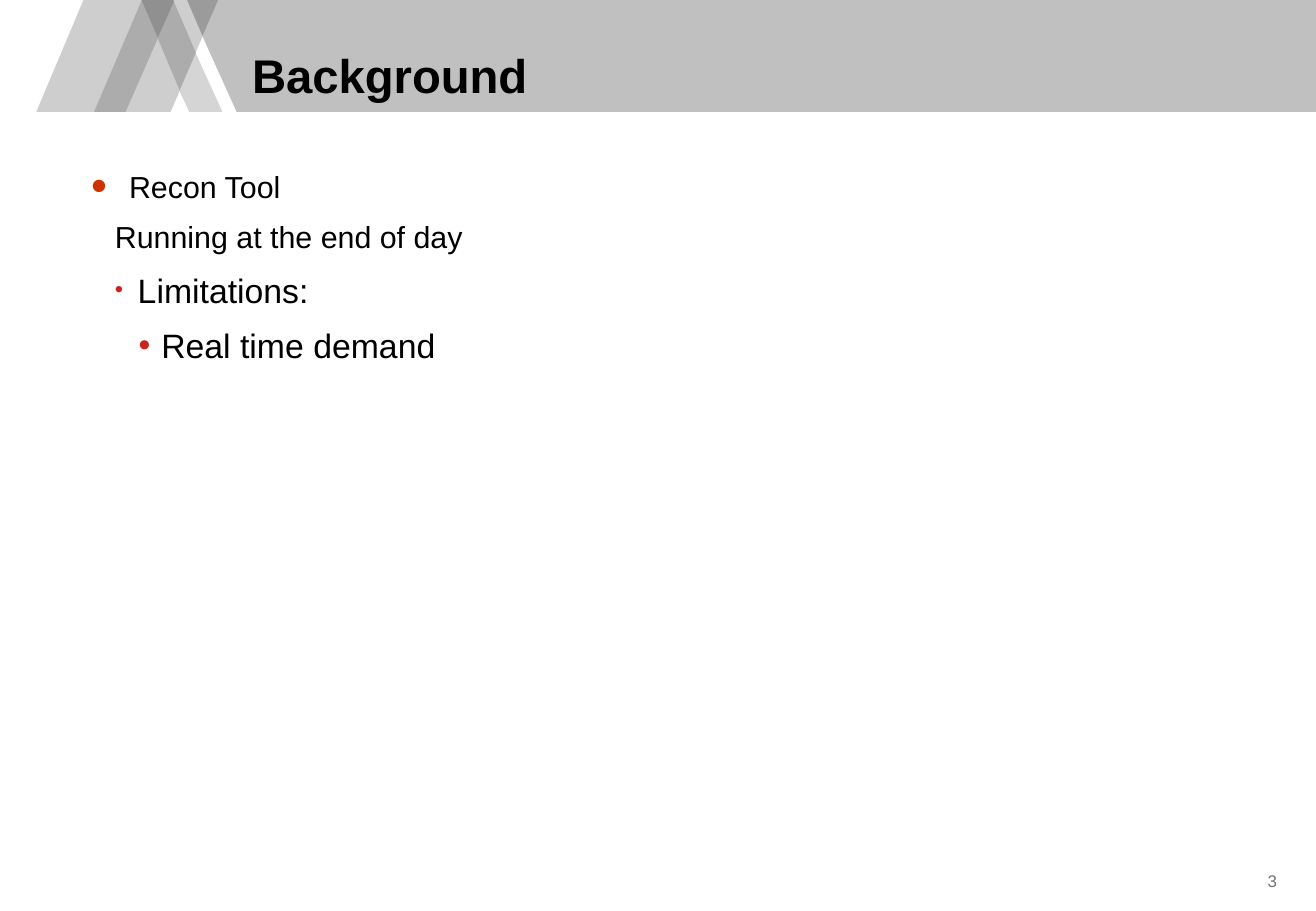
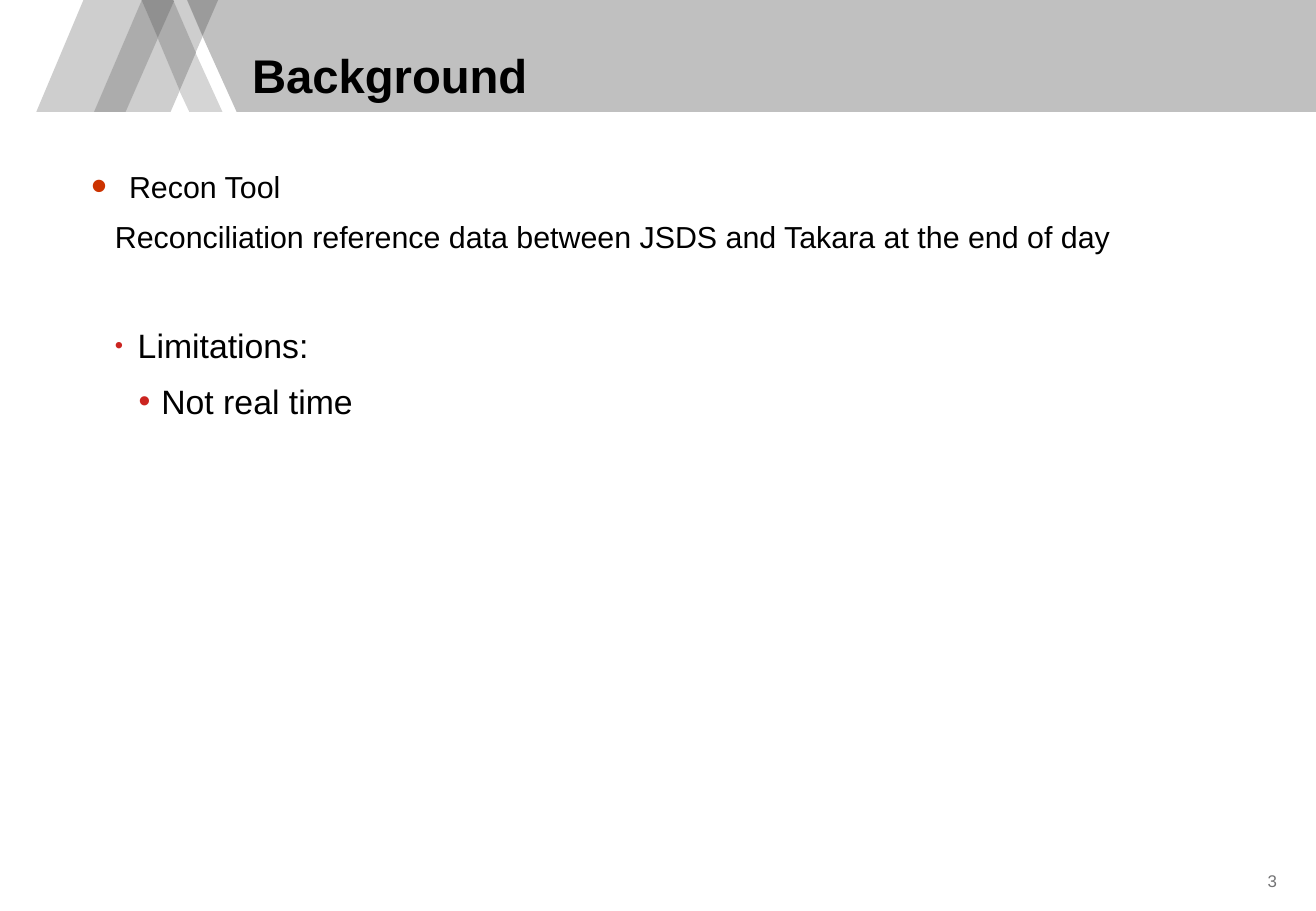
Before and after one commit to TongYuSamwise/sandboxWebAPI, a slide deck: slide 4 of Yu Tong - Presentation - Real Time Recon Tool.pptx. Drawn at 1316x911 pixels with LibreOffice and Linux fonts; fonts in the diff are those of the drawing; background and template pictures are left out. Boxes give left, top, right and bottom in pixels: in the first picture for what was removed or moved away, otherwise in the second. Text is boxed around its words. In the diff, an @@ line names an element or a change of style, - is before the commit and + after.

```diff
--- a/Yu Tong - Presentation - Real Time Recon Tool.pptx
+++ b/Yu Tong - Presentation - Real Time Recon Tool.pptx
@@ text at box(115, 226, 1110, 254): text changed @@
-  Running at the end of day
+  Reconciliation reference data between JSDS and Takara at the end of day
@@ text at box(161, 389, 353, 415): text changed @@
-    • Real time demand
+    • Not real time
```
Also in this commit, not shown: 7 other slides changed, 3 slides added.
